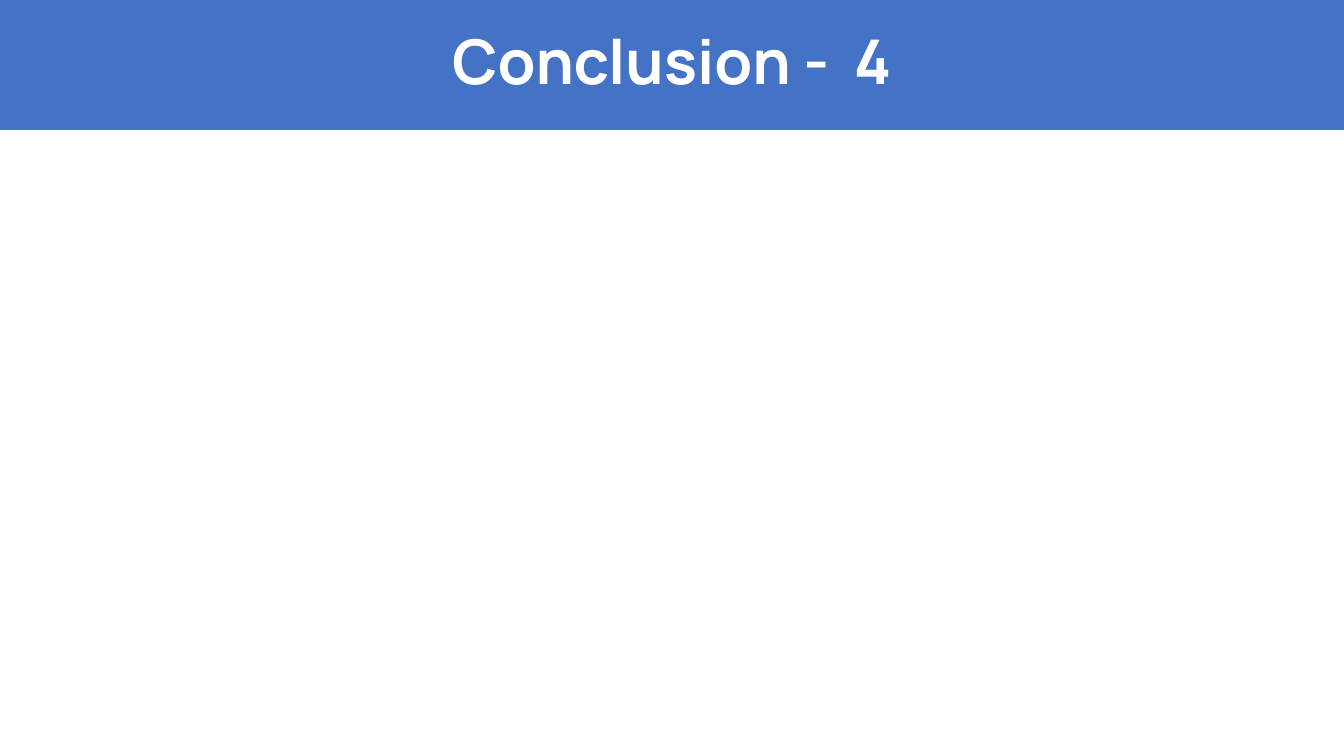
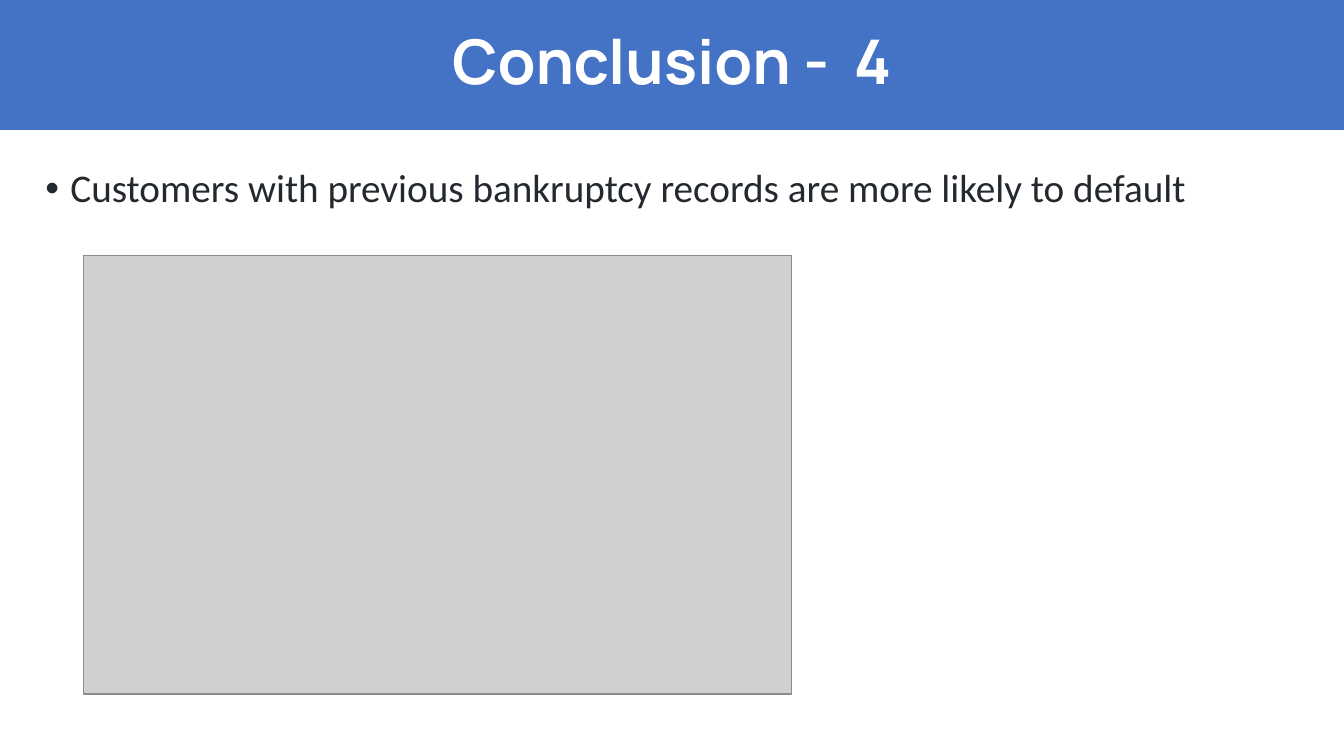
Before and after one commit to akintaliarkin/LendingClubCaseStudy, a slide deck: slide 10 of Aditya_Kintali.pptx. Drawn at 1344x756 pixels with LibreOffice and Linux fonts; fonts in the diff are those of the drawing; grey boxes stand for pictures. Boxes give left, top, right and bottom in pixels: in the first picture for what was removed or moved away, otherwise in the second. Text is boxed around its words. In the diff, an @@ line names an element or a change of style, - is before the commit and + after.

Commit message:
ppt with conclusion

```diff
--- a/Aditya_Kintali.pptx
+++ b/Aditya_Kintali.pptx
@@ text added at (x1=70, y1=174, x2=1185, y2=209), 28 pt, text #24292F @@
+• Customers with previous bankruptcy records are more likely to default
@@ picture added at (x1=83, y1=255, x2=791, y2=694) @@
```
Also in this commit, not shown: 4 other slides changed, 1 other file.
